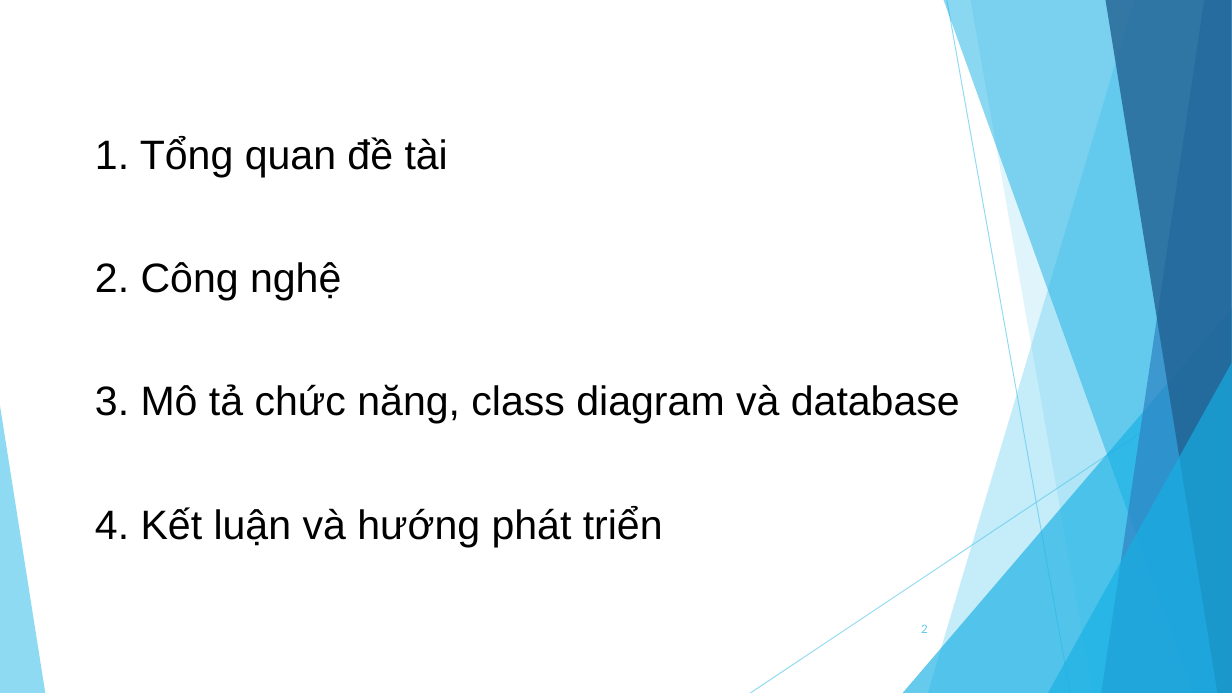
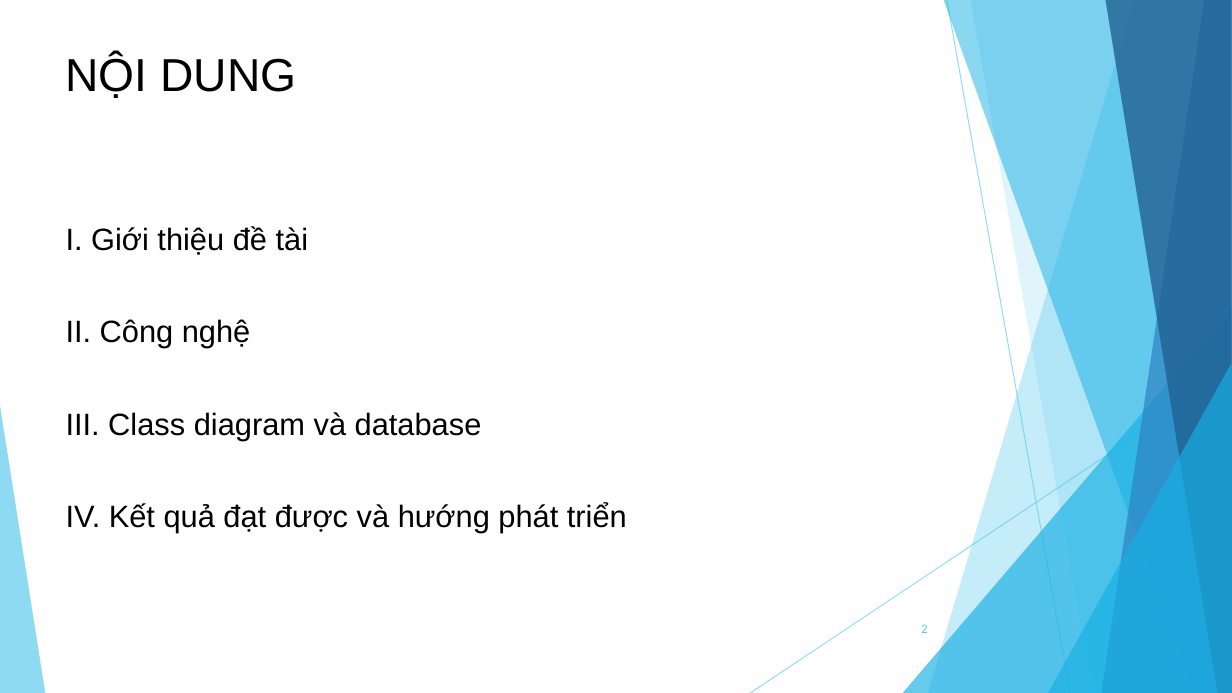
Before and after one commit to DuyK13/Rent-car-project, a slide deck: slide 2 of Tai_Lieu/Nhom14_KhoaLuan_Slide.pptx. Drawn at 1232x693 pixels with LibreOffice and Linux fonts; fonts in the diff are those of the drawing. Boxes give left, top, right and bottom in pixels: in the first picture for what was removed or moved away, otherwise in the second. Text is boxed around its words. In the diff, an @@ line names an element or a change of style, - is before the commit and + after.

```diff
--- a/Tai_Lieu/Nhom14_KhoaLuan_Slide.pptx
+++ b/Tai_Lieu/Nhom14_KhoaLuan_Slide.pptx
@@ text added at (x1=66, y1=55, x2=296, y2=98), 36 pt, text #000000 @@
+NỘI DUNG
@@ text at (x1=66, y1=226, x2=627, y2=533): text changed; size 32 to 24 pt @@
-1. Tổng quan đề tài
-2. Công nghệ
-3. Mô tả chức năng, class diagram và database
-4. Kết luận và hướng phát triển
+I. Giới thiệu đề tài
+II. Công nghệ
+III. Class diagram và database
+IV. Kết quả đạt được và hướng phát triển
```
Also in this commit, not shown: 9 other slides changed, 13 slides added, 6 slides removed, 14 other files.
